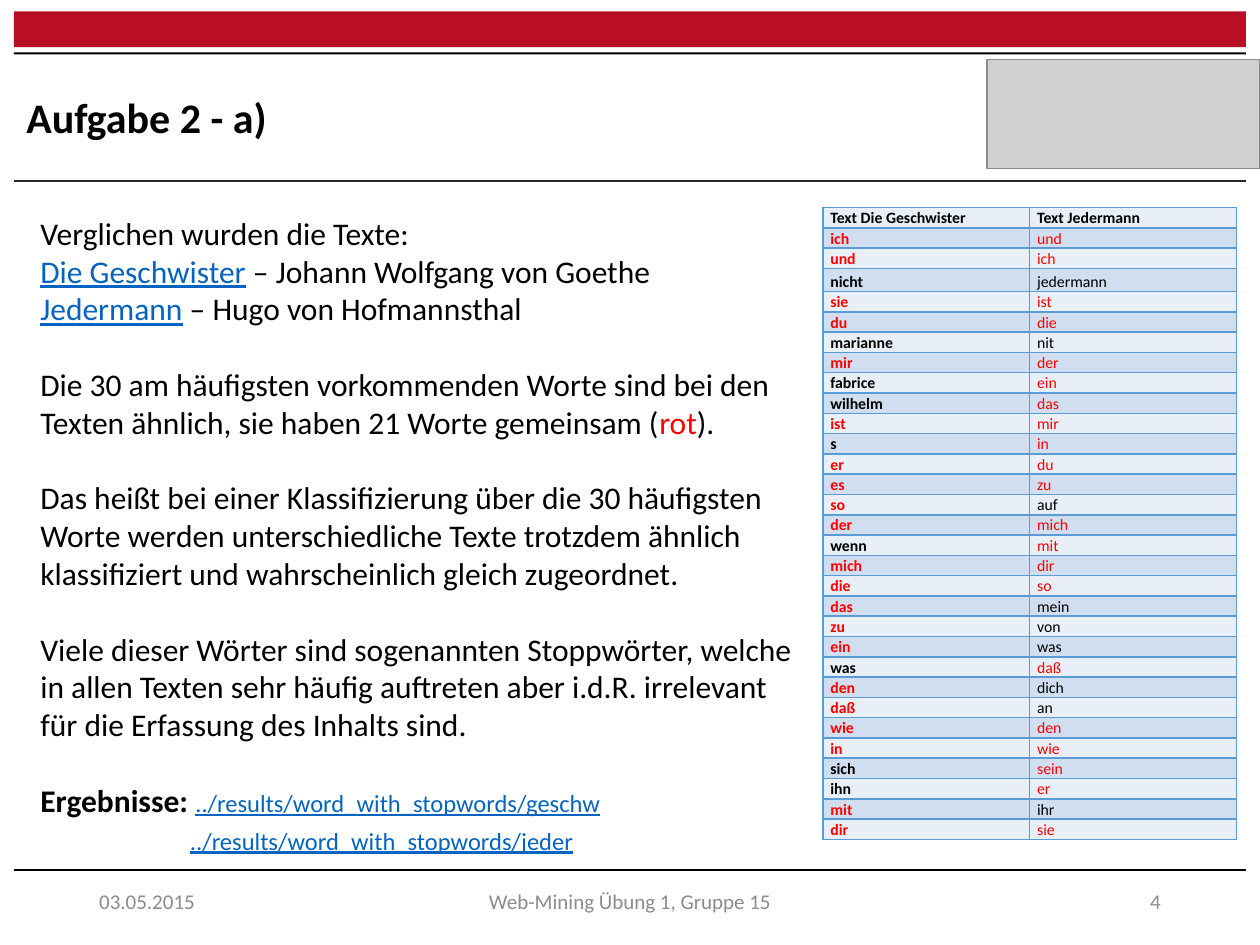
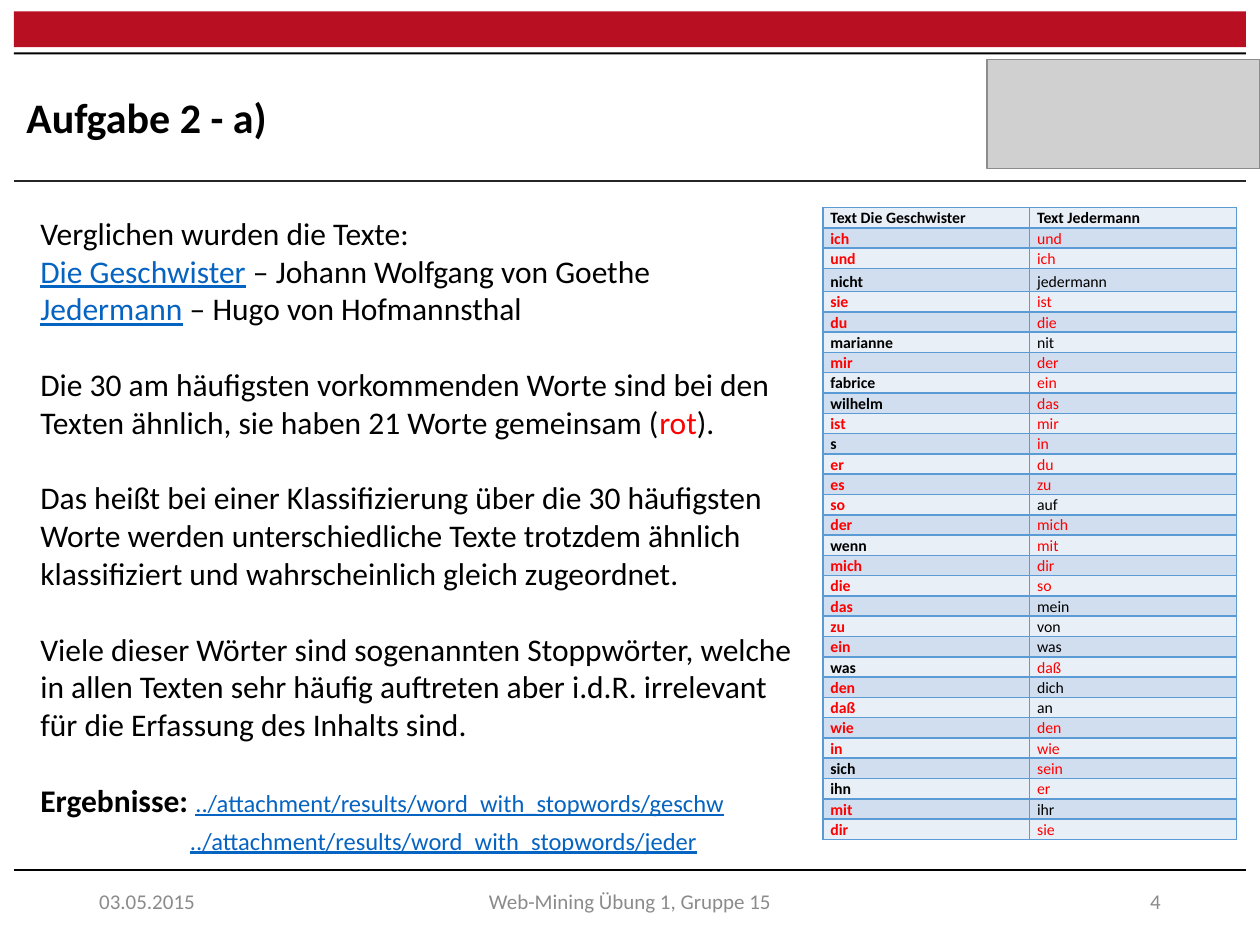
Before and after one commit to raQai/web-mining, a slide deck: slide 5 of ex1/ex1_results.pptx. Drawn at 1260x945 pixels with LibreOffice and Linux fonts; fonts in the diff are those of the drawing; grey boxes stand for pictures. Boxes give left, top, right and bottom in pixels: in the first picture for what was removed or moved away, otherwise in the second. Text is boxed around its words. In the diff, an @@ line names an element or a change of style, - is before the commit and + after.

```diff
--- a/ex1/ex1_results.pptx
+++ b/ex1/ex1_results.pptx
@@ text at bbox=[40, 790, 723, 855]: text changed @@
-Ergebnisse: ../results/word_with_stopwords/geschw
-../results/word_with_stopwords/jeder
+Ergebnisse: ../attachment/results/word_with_stopwords/geschw
+../attachment/results/word_with_stopwords/jeder
```
Also in this commit, not shown: 10 other slides changed, 1 other file.
